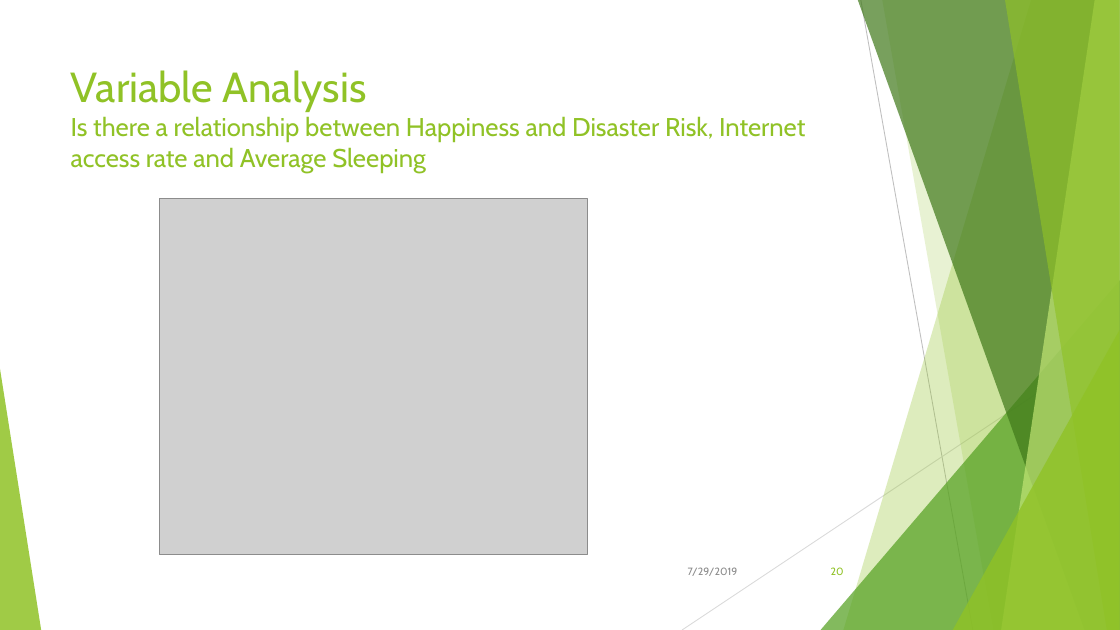
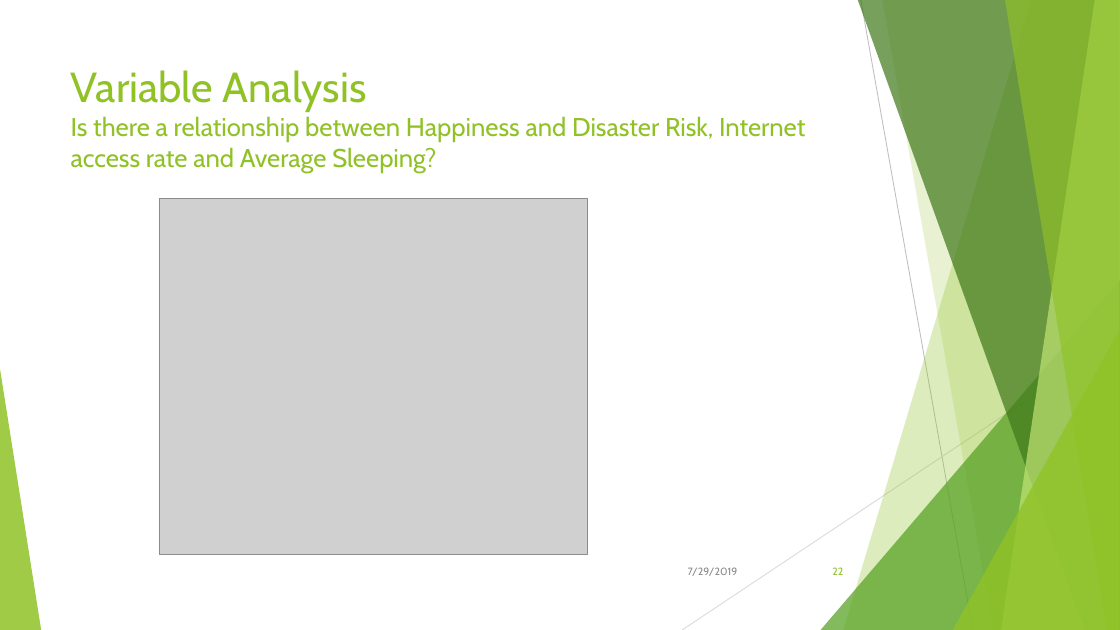
Before and after one commit to Kika000/Project-1, a slide deck: slide 22 of What Makes the World Happy.pptx (slide 20 before the commit). Drawn at 1120x630 pixels with LibreOffice and Linux fonts; fonts in the diff are those of the drawing; grey boxes stand for pictures. Boxes give left, top, right and bottom in pixels: in the first picture for what was removed or moved away, otherwise in the second. Text is boxed around its words. In the diff, an @@ line names an element or a change of style, - is before the commit and + after.

```diff
--- a/What Makes the World Happy.pptx
+++ b/What Makes the World Happy.pptx
@@ title at box(71, 70, 805, 172): text changed @@
-Variable Analysis
-Is there a relationship between Happiness and Disaster Risk, Internet access rate and Average Sleeping
+Variable Analysis
+Is there a relationship between Happiness and Disaster Risk, Internet access rate and Average Sleeping?
@@ page number at box(832, 567, 843, 575): text changed @@
-20
+22
```
Also in this commit, not shown: 6 other slides changed, 2 slides added, 4 other files.
